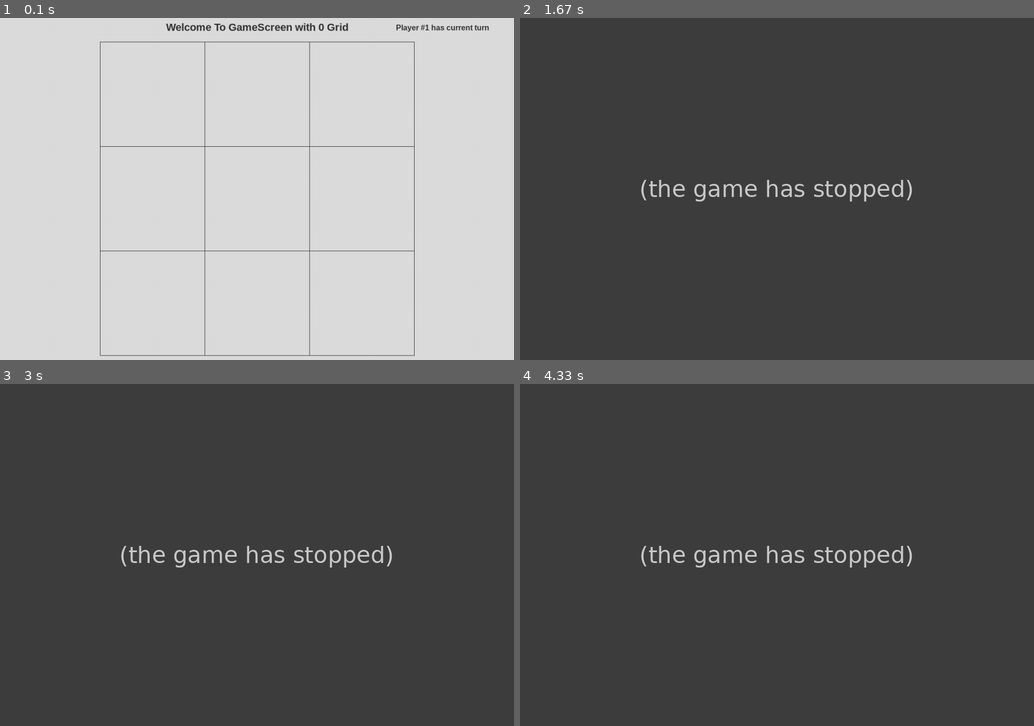
Above: before the commit, frames 1-4 (two rows, left to right).
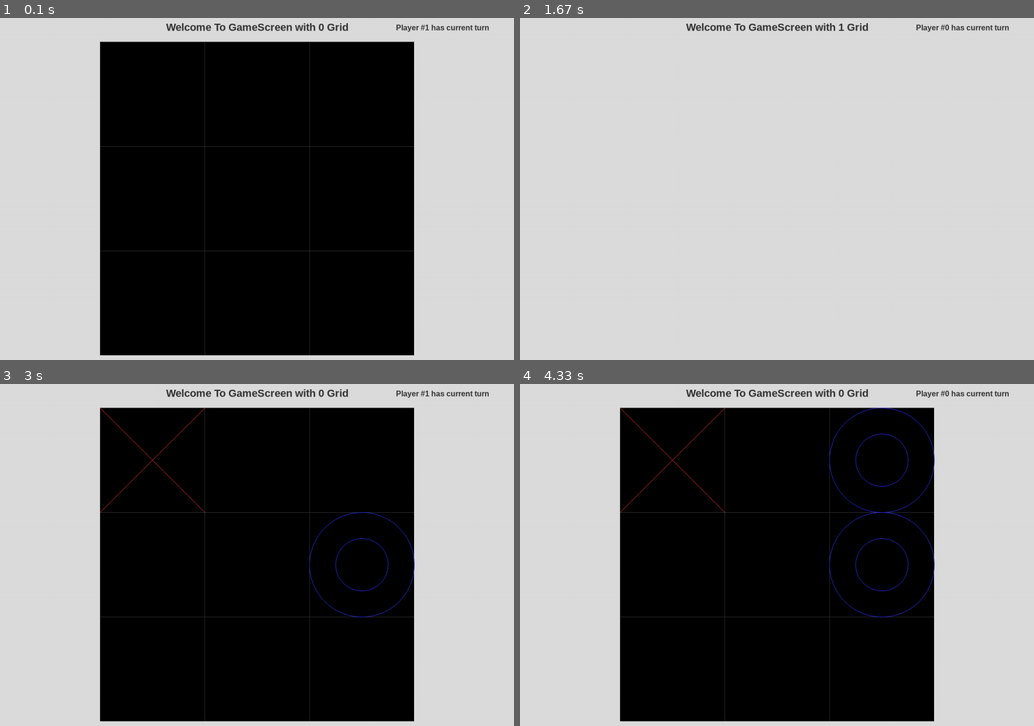
Above: after the commit, the same moments.

Repository: CoDen256/TicTacToe
Game: pygame game, started from app/TicTacToe.py
Two runs of this game, one before a commit and one after it. Both use one fixed random seed, a clock stepped at 60 frames per second and the inputs below.
Inputs (mouse positions are in pixels of both pictures, inside the frame that each line leads up to):
- Up to frame 1 (0.1 s): no input
- Up to frame 2 (1.67 s): click (777, 189) at 0.38 s; click (653, 192) at 0.72 s; tap Space at 1 s; tap 1 at 1.33 s
- Up to frame 3 (3 s): tap Space at 1.67 s; tap 0 at 2 s; click (390, 609) at 2.38 s; click (174, 442) at 2.72 s
- Up to frame 4 (4.33 s): click (884, 493) at 3.55 s

The runs differ from the first frame. In frame 1, 56% of the frame differs, in the area x 19-81%, y 6-99%; in frame 2, 99%; in frame 3, 99%, in the area x 0-100%, y 0-100%; in frame 4, 99%.
Error before the commit: TypeError: ExpandableGrid.render() missing 1 required positional argument: 'surface' (GameSc...; the game stopped at 1.33 s (later frames are placeholders)

Commit message:
minor changes in Grid classes

Diff:
--- a/app/grids/ExpandableGrid.py
+++ b/app/grids/ExpandableGrid.py
@@ -1,12 +1,17 @@
 from grids.Grid import Grid
-
+import pygame
 
 class ExpandableGrid(Grid):
-    def __init__(self, surface, w=100, h=100):
-        super().__init__(surface)
-        self.cells = [[0 for i in range(w)] for j in range(h)]
-        self.width = w
-        self.height = h
+    def __init__(self, parent, position, cell_size, columns=25, rows=25):
+        super().__init__(parent, columns, rows, cell_size, position)
+
+        self.cell_size = cell_size
+
+        self.width = cell_size * columns
+        self.height = cell_size * rows
+
+        self.grid_surface = pygame.Surface((self.width, self.height))
+        self.x, self.y = 100, 100
 
         self.scores = [0, 0]
 
@@ -24,5 +29,8 @@
     def add(self, value, position):
         pass
 
-    def render(self, surface):
+    def render(self):
         pass
+
+    def highlight(self, position):
+        pass
--- a/app/grids/Grid.py
+++ b/app/grids/Grid.py
@@ -1,11 +1,25 @@
 from abc import ABCMeta, abstractmethod
+import pygame
 
 
 class Grid():
     __metaclass__ = ABCMeta
 
-    def __init__(self, surface):
-        self.surface = surface
+    def __init__(self, parent, columns, rows, cell_size, position):
+        self.cells = [[0 for i in range(columns)] for j in range(rows)]
+        self.cell_size = cell_size
+
+        self.columns = columns
+        self.rows = rows
+
+        self.width = cell_size * columns
+        self.height = cell_size * rows
+
+        self.position = self.x, self.y = position
+
+        self.parent = parent  # parent surface
+        self.surface = pygame.Surface((self.width, self.height))
+
 
     @abstractmethod
     def updateInput(self):
--- a/app/grids/StaticGrid.py
+++ b/app/grids/StaticGrid.py
@@ -4,17 +4,8 @@
 
 
 class StaticGrid(Grid):
-    def __init__(self, surface, x, y, cell_size, columns=3, rows=3):
-        super().__init__(surface)
-        self.cells = [[0 for i in range(columns)] for j in range(rows)]
-        self.columns = columns
-        self.rows = rows
-
-        self.position = self.x, self.y = x, y
-        self.cell_size = cell_size
-        self.height = cell_size * rows
-        self.width = cell_size * columns
-
+    def __init__(self, parent, position, cell_size, columns=3, rows=3):
+        super().__init__(parent, columns, rows, cell_size, position)
         self.scores = [0, 0]
 
     def updateScore(self):
@@ -43,16 +34,18 @@
             return False
 
     def render(self):
+        self.parent.blit(self.surface, (self.x, self.y))
+        #fill the surface
         self.renderGrid()
         self.renderCells()
 
     def renderGrid(self):
         # Draws a grid: vertical and horizontal lines
         for i in range(0, self.width+1, self.cell_size):
-            pydraw.vline(self.surface, self.x+i, self.y, self.y+self.height, (50, 50, 50))
+            pydraw.vline(self.surface, i, 0, self.height, (50, 50, 50))
 
         for j in range(0, self.height+1, self.cell_size):
-            pydraw.hline(self.surface, self.x, self.x+self.width, self.y+j, (50, 50, 50))
+            pydraw.hline(self.surface, 0, self.width, j, (50, 50, 50))
 
     def renderCells(self):
         for row in range(len(self.cells)):
@@ -66,11 +59,11 @@
         # renders a cross at the position relative to grid
         x, y = self.grid_to_surf(self.arr_to_grid(position))
 
-        pydraw.line(self.surface,
+        pydraw.line(self.parent,
                     x, y,
                     x + self.cell_size, y + self.cell_size, (255, 50, 50))
 
-        pydraw.line(self.surface,
+        pydraw.line(self.parent,
                     x + self.cell_size, y,
                     x, y + self.cell_size, (255, 50, 50))
 
@@ -78,20 +71,20 @@
         # renders a circle at the position relative to grid
         x, y = self.grid_to_surf(self.arr_to_grid(position))
 
-        pydraw.aacircle(self.surface,
+        pydraw.aacircle(self.parent,
                         x + self.cell_size//2, y + self.cell_size//2,
                         self.cell_size//2, (50, 50, 255))
 
-        pydraw.aacircle(self.surface,
+        pydraw.aacircle(self.parent,
                         x + self.cell_size//2, y + self.cell_size//2,
                         self.cell_size//4, (50, 50, 255))
 
     def grid_to_surf(self, pos):
-        # Converts Grid coordinates to self.surface coordinates
+        # Converts Grid coordinates to self.parent coordinates
         return (self.x + pos[0], self.y + pos[1])
 
     def surf_to_grid(self, pos):
-        # Converts self.surface coordinates to Grid coordinates
+        # Converts self.parent coordinates to Grid coordinates
         return (pos[0] - self.x, pos[1] - self.y)
 
     def arr_to_grid(self, pos):
@@ -103,7 +96,7 @@
         return (pos[0] // self.cell_size, pos[1] // self.cell_size)
 
     def highlight(self, position):
-        """ Highlights certain position(relative to surface) """
+        """ Highlights certain position(relative to parent) """
         x,y = position
 
         if not (self.x < x < self.x + self.width) or \
@@ -114,4 +107,4 @@
         y = (y // self.cell_size) * self.cell_size
         x,y = self.grid_to_surf((x,y))
 
-        pygame.draw.rect(self.surface, (180, 180, 180), [x, y, self.cell_size, self.cell_size])
+        pygame.draw.rect(self.parent, (180, 180, 180), [x, y, self.cell_size, self.cell_size])
--- a/app/screens/GameScreen.py
+++ b/app/screens/GameScreen.py
@@ -23,8 +23,8 @@
         self.surface = pygame.Surface(self.game.size)
         log("GameScreen size", self.surface.get_size())
 
-        self.grid = [StaticGrid(self.surface, x=210, y=50, cell_size=220),
-                     ExpandableGrid(self.surface)][self.type]
+        self.grid = [StaticGrid(self.surface, (210, 50), cell_size=220),
+                     ExpandableGrid(self.surface, (50, 50), cell_size=220)][self.type]
 
         self.players = [Human(self.grid, 1), Human(self.grid, -1)]
         # num = (id + 2) % 3
